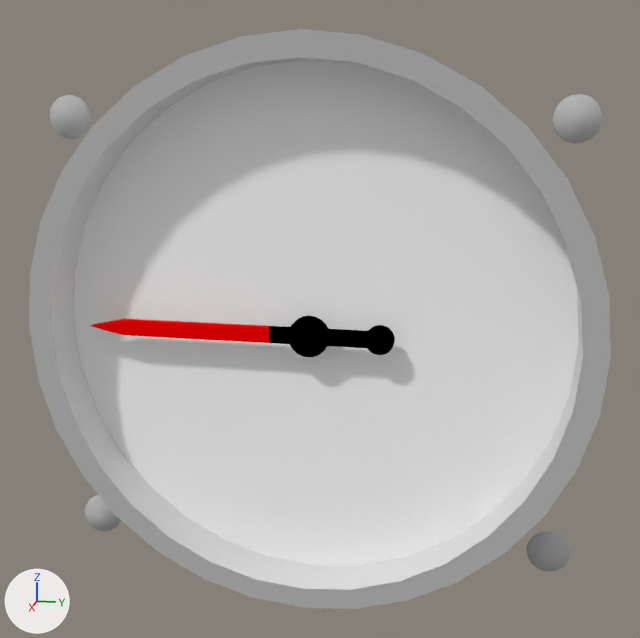
Two versions of the Blender file dev/vsi.blend, one commit apart.
Both versions are drawn from a 50 mm camera at (0.0687, 0.0142, 0.0178) aimed at (0.0028, 0.001, 0.0013). Every picture has the same lights, and +X, +Y and +Z are marked at lower left.

Objects in the first picture: 'Face', 'PointerCentre', 'PointerTip', 'bezelinside', 'bezeloutside', 'visses'.
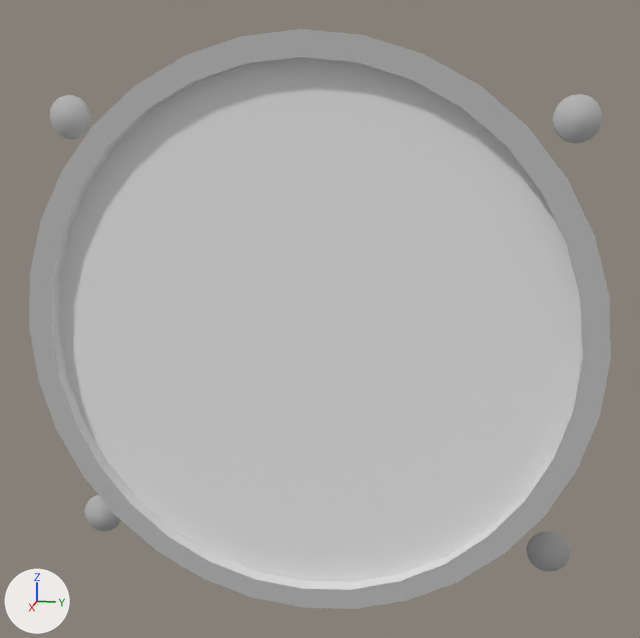
What differs and where, as boxes (x1, y1, x2, y2) in the pictures (640 x 638 px):
'glass', shown
    after: (59, 58, 582, 582)
'Face', unchanged, covered by the edit
    before: (74, 59, 579, 566)
'bezelinside', unchanged, covered by the edit
    both: (52, 57, 583, 590)
'PointerCentre', unchanged, covered by the edit
    before: (269, 316, 395, 357)
'PointerTip', unchanged, covered by the edit
    before: (91, 319, 270, 343)

Edits to the bpy script that builds the scene:
```text
Change ob_glass:
    ob_glass.location: (0.00136, 0.00007, -0.00014) -> (0.00011, 0.00007, -0.00014)
    remove ob_glass.hide_viewport = True
```
